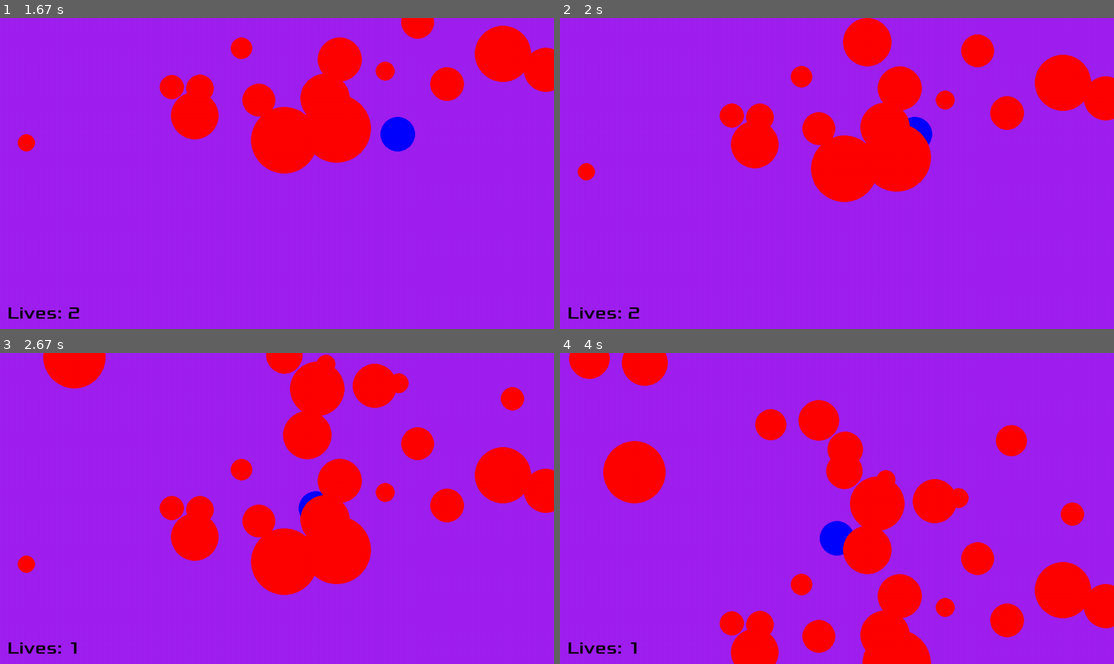
Above: before the commit, frames 1-4 (two rows, left to right).
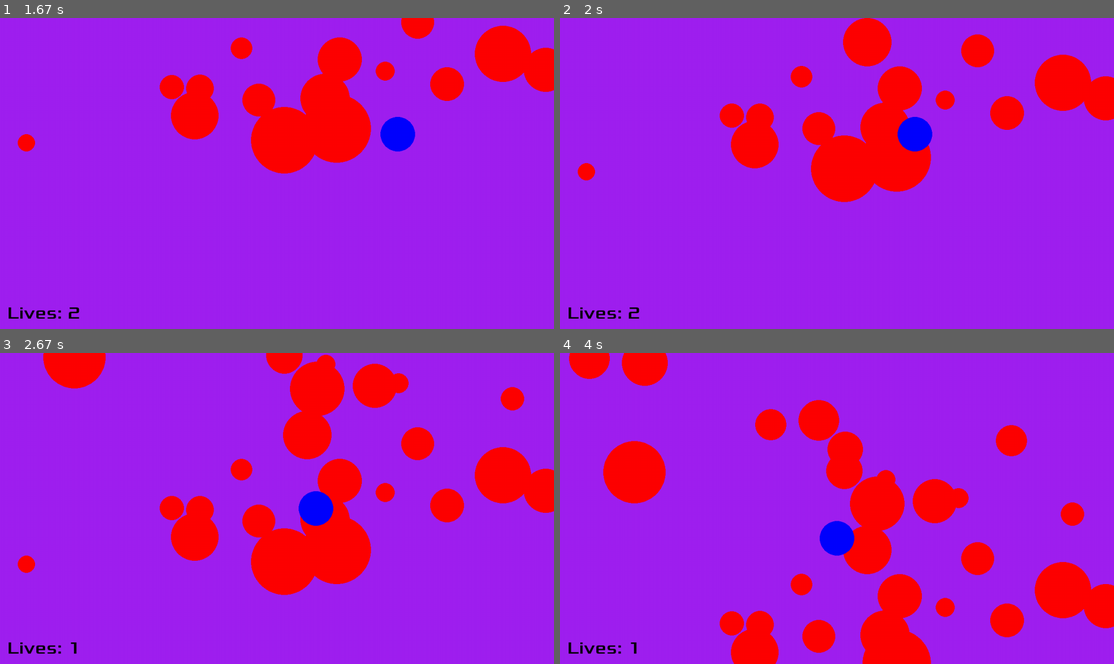
Above: after the commit, the same moments.

Repository: C-Liddell/pygame
Game: pygame game, started from Code/main.py
Same seed, same stepped clock (60 frames per second), same inputs: the game is played once before the commit and once after it.
Inputs:
- Up to frame 1 (1.67 s): hold D 0.33-0.8 s; hold W 0.83-1.13 s; hold D 1.17-1.63 s
- Up to frame 2 (2 s): hold A from 1.67 s (still down)
- Up to frame 3 (2.67 s): release A at 2.2 s; hold S 2.23-2.53 s; hold A from 2.57 s (still down)
- Up to frame 4 (4 s): release A at 2.97 s; hold W 3-3.37 s; hold S from 3.4 s (still down)

Frame 1 is identical in both runs. In frame 2, 0.4% of the frame differs, in the area x 60-67%, y 32-44%; in frame 3, 0.4%, in the area x 54-61%, y 44-56%; in frame 4, 0.1%.

Commit message:
Reordered Subprocedures

Diff:
--- a/Code/main.py
+++ b/Code/main.py
@@ -2,6 +2,7 @@
 import random
 from dataclasses import dataclass
 import math
+
 
 pygame.init()
 
@@ -12,7 +13,6 @@
 
 clock = pygame.time.Clock()
 dt = 0
-
 
 font = pygame.freetype.Font("Xolonium-Regular.ttf", 40)
 
@@ -30,6 +30,11 @@
     radius: int
 spikes = []
 
+
+def playerController(player, dt, width, height):
+    player = movementController(player, dt, width, height)
+    pygame.draw.circle(screen, "blue", player.pos, 40)
+    return player
 
 def movementController(player, dt, width, height):
     keys = pygame.key.get_pressed()
@@ -54,11 +59,10 @@
     return player
 
 
-def playerController(player, dt, width, height):
-    player = movementController(player, dt, width, height)
-    pygame.draw.circle(screen, "blue", player.pos, 40)
-    return player
-
+def spikeSpawner(spikes, width):
+    if random.randint(1,8) == 1:
+        spikes.append(spike(pygame.Vector2(random.randint(0, width), 0), random.randint(20,80)))
+    return spikes
 
 def spikeController(spikes, dt, height):
     for spike in spikes:
@@ -85,36 +89,27 @@
 
 
 
-def spikeSpawner(spikes, width):
-    if random.randint(1,8) == 1:
-        spikes.append(spike(pygame.Vector2(random.randint(0, width), 0), random.randint(20,80)))
-    return spikes
-
 
 while player.lives > 0:
-    dt = clock.tick(60) / 1000
-
-
-    screen.fill("purple")
-    text = font.render("test", size = 20)
-
-
     for event in pygame.event.get():
         if event.type == pygame.QUIT:
             exit()
 
 
-    spikes = spikeSpawner(spikes, width)
+    dt = clock.tick(60) / 1000
+    screen.fill("purple")
 
 
-    player = playerController(player, dt, width, height)
+    spikes = spikeSpawner(spikes, width)
     spikes = spikeController(spikes, dt, height)
 
-
+    player = playerController(player, dt, width, height)
     player = hitDetection(player, spikes)
 
 
     font.render_to(screen, (20, height - 50), str(f"Lives: {player.lives}"))
+
+
     pygame.display.flip()
 
 
